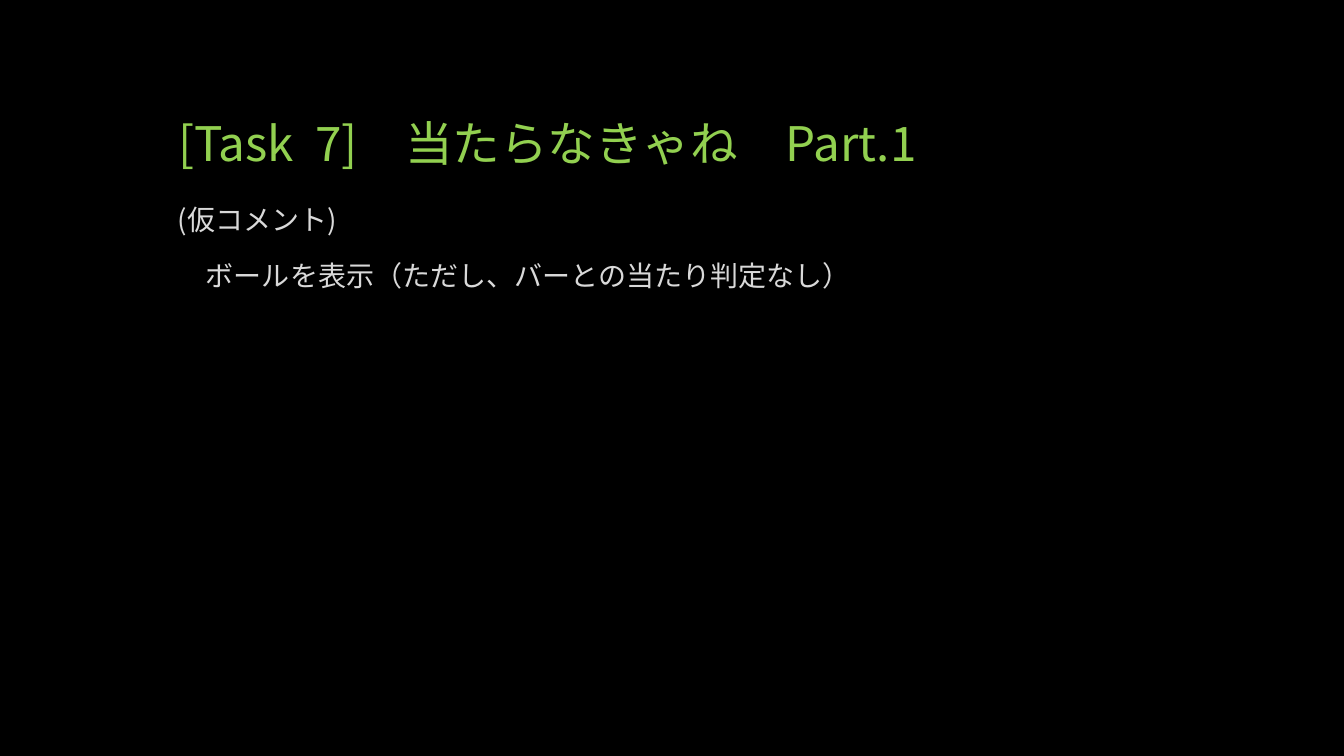
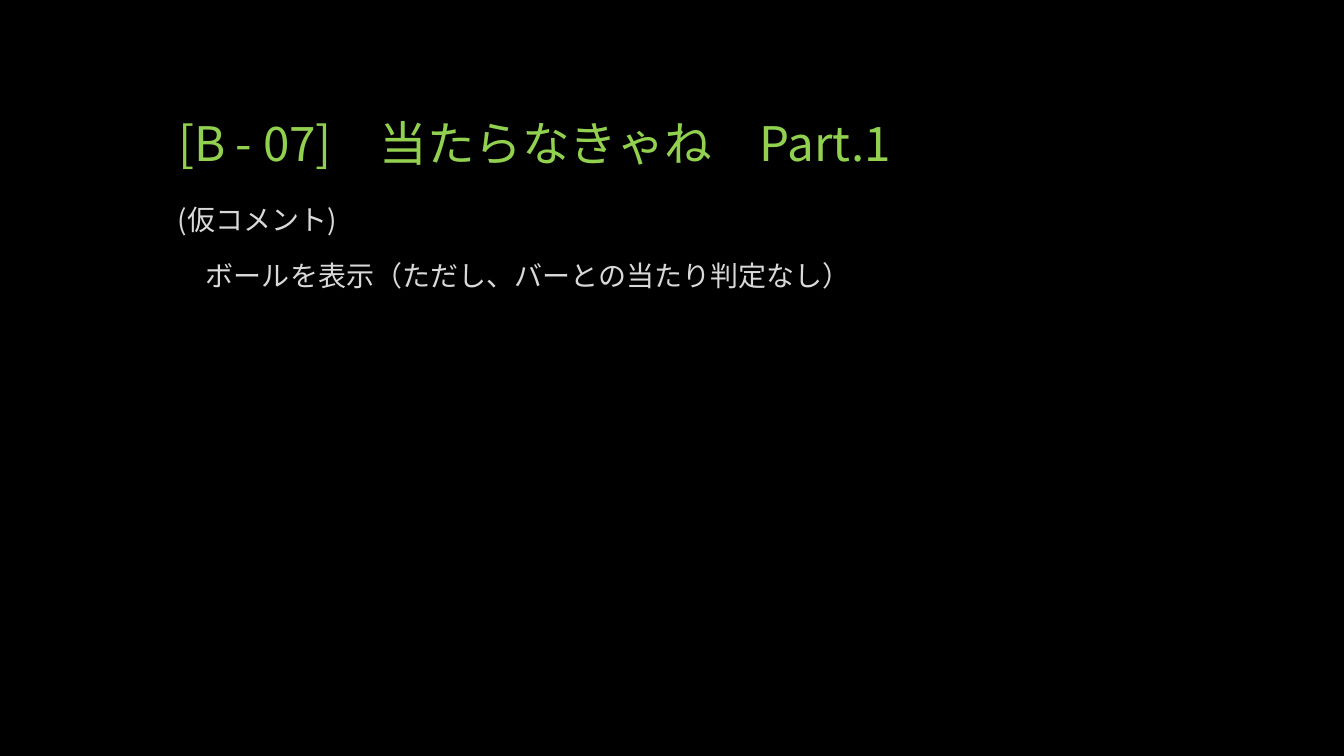
Before and after one commit to webfrontier/BreakOut, a slide deck: slide 20 of doc/インターンスライド資料.pptx (slide 21 before the commit). Drawn at 1344x756 pixels with LibreOffice and Linux fonts; fonts in the diff are those of the drawing. Boxes give left, top, right and bottom in pixels: in the first picture for what was removed or moved away, otherwise in the second. Text is boxed around its words. In the diff, an @@ line names an element or a change of style, - is before the commit and + after.

```diff
--- a/doc/インターンスライド資料.pptx
+++ b/doc/インターンスライド資料.pptx
@@ title at box(178, 121, 891, 169): text changed @@
-[Task 7] 当たらなきゃね Part.1
+[B - 07] 当たらなきゃね Part.1
```
Also in this commit, not shown: 72 other slides changed, 7 slides added.
